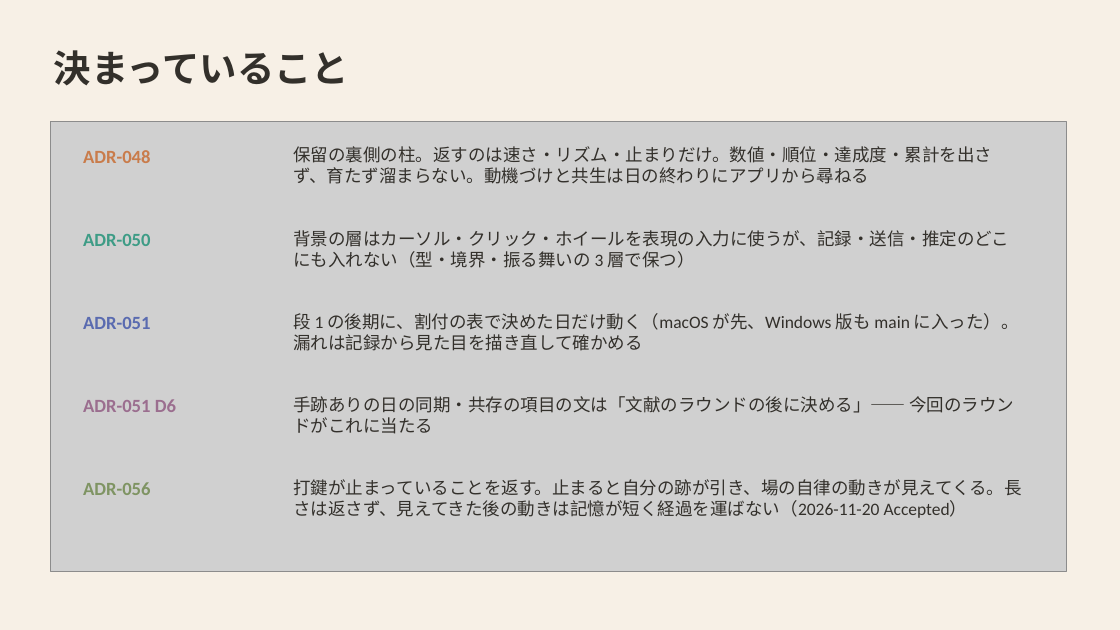
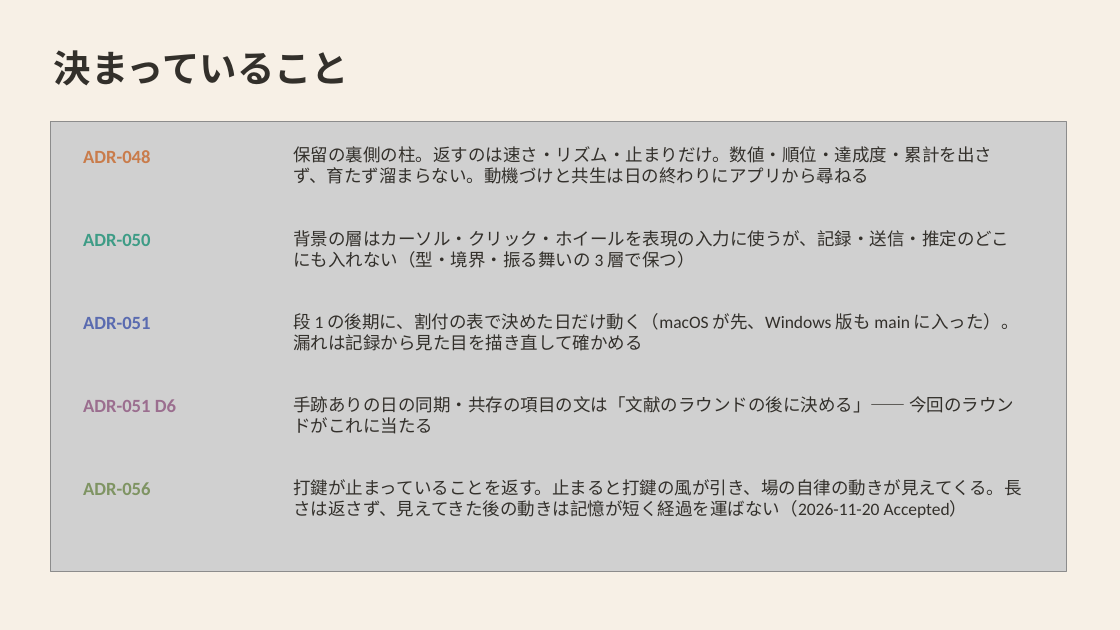
Before and after one commit to mikotomiura/GSE-prototype, a slide deck: slide 8 of docs/slides/project-overview/GSE_handmark_design.pptx. Drawn at 1120x630 pixels with LibreOffice and Linux fonts; fonts in the diff are those of the drawing; grey boxes stand for pictures. Boxes give left, top, right and bottom in pixels: in the first picture for what was removed or moved away, otherwise in the second. Text is boxed around its words. In the diff, an @@ line names an element or a change of style, - is before the commit and + after.

```diff
--- a/docs/slides/project-overview/GSE_handmark_design.pptx
+++ b/docs/slides/project-overview/GSE_handmark_design.pptx
@@ text at (293, 479, 1022, 518): text changed @@
-打鍵が止まっていることを返す。止まると自分の跡が引き、場の自律の動きが見えてくる。長さは返さず、見えてきた後の動きは記憶が短く経過を運ばない（2026-11-20 Accepted）
+打鍵が止まっていることを返す。止まると打鍵の風が引き、場の自律の動きが見えてくる。長さは返さず、見えてきた後の動きは記憶が短く経過を運ばない（2026-11-20 Accepted）
```
Also in this commit, not shown: 6 other slides changed, 8 other files.
